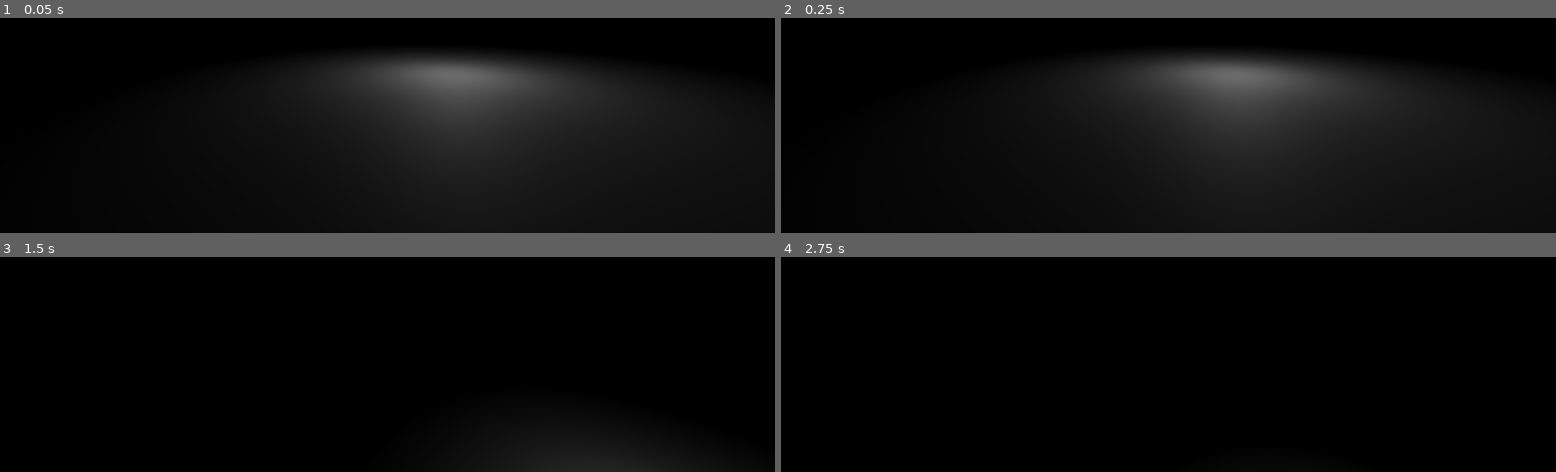
Above: before the commit, frames 1-4 (two rows, left to right).
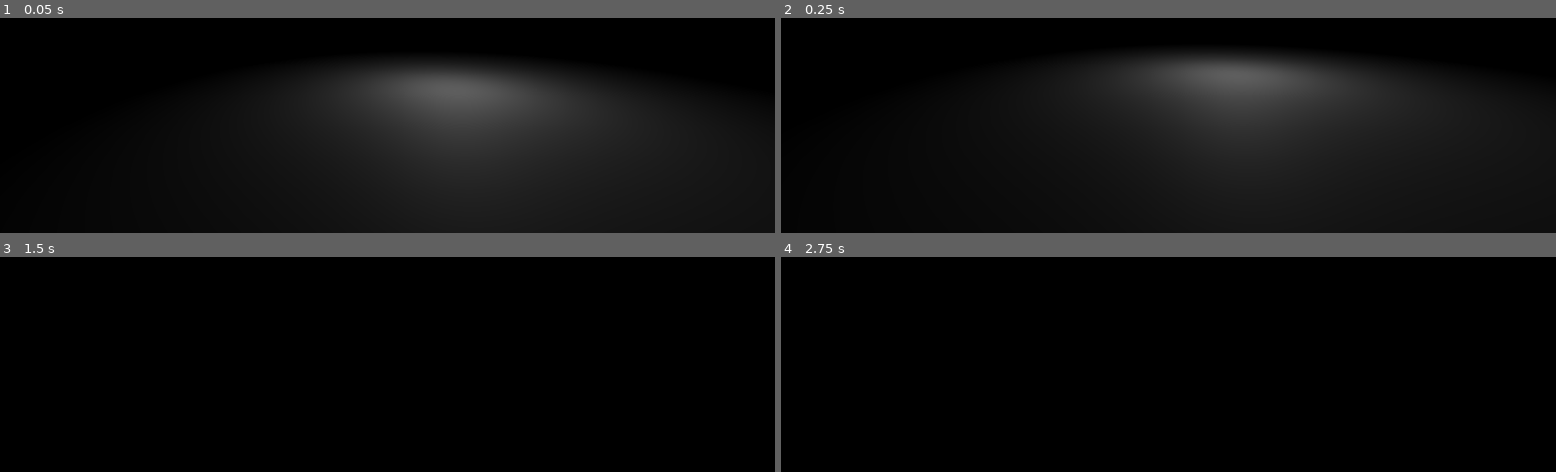
Above: after the commit, the same moments.

Repository: HedgeLizards/shelter
Game: Godot game, scene res://scenes/world.tscn
Same seed, same stepped clock (60 frames per second), same inputs: the game is played once before the commit and once after it.
Inputs (mouse positions are in pixels of both pictures, inside the frame that each line leads up to):
- Up to frame 1 (0.05 s): no input
- Up to frame 2 (0.25 s): no input
- Up to frame 3 (1.5 s): move the mouse to (outside the picture) at 0.52 s; hold D (right) 0.53-1.28 s; click (outside the picture) at 0.6 s; tap Enter at 1.25 s; move the mouse to (outside the picture) at 1.27 s; hold Space (up, bound only before the commit) from 1.28 s (still down); tap Shift (sprint) at 1.35 s
- Up to frame 4 (2.75 s): keep holding Space (up, bound only before the commit); move the mouse to (outside the picture) at 2.02 s; click (outside the picture) at 2.1 s

The runs differ from the first frame. In frame 1, 1.6% of the frame differs, in the area x 49-70%, y 18-29%; in frame 2, less than 0.1%; in frame 3, 1.8%, in the area x 65-88%, y 88-100%; in frame 4, less than 0.1%.

Commit message:
Change player's up/down controls to jump

Diff:
--- a/project.godot
+++ b/project.godot
@@ -50,14 +50,9 @@
 "events": [Object(InputEventKey,"resource_local_to_scene":false,"resource_name":"","device":-1,"window_id":0,"alt_press …(182 unchanged characters)…
 ]
 }
-up={
+jump={
 "deadzone": 0.5,
 "events": [Object(InputEventKey,"resource_local_to_scene":false,"resource_name":"","device":-1,"window_id":0,"alt_pressed":false,"shift_pressed":false,"ctrl_pressed":false,"meta_pressed":false,"pressed":false,"keycode":0,"physical_keycode":32,"key_label":0,"unicode":32,"echo":false,"script":null)
-]
-}
-down={
-"deadzone": 0.5,
-"events": [Object(InputEventKey,"resource_local_to_scene":false,"resource_name":"","device":-1,"window_id":0,"alt_pressed":false,"shift_pressed":false,"ctrl_pressed":false,"meta_pressed":false,"pressed":false,"keycode":0,"physical_keycode":67,"key_label":0,"unicode":99,"echo":false,"script":null)
 ]
 }
 escape={
--- a/scenes/world.tscn
+++ b/scenes/world.tscn
@@ -19,6 +19,7 @@
 environment = SubResource("Environment_qv4gl")
 
 [node name="MeshInstance3D" type="MeshInstance3D" parent="."]
+transform = Transform3D(1, 0, 0, 0, 1, 0, 0, 0, 1, 0, -0.5, 0)
 mesh = SubResource("BoxMesh_8icn6")
 
 [node name="Player" type="CharacterBody3D" parent="."]
--- a/scripts/player.gd
+++ b/scripts/player.gd
@@ -3,13 +3,20 @@
 const MOUSE_SENSITIVITY = 0.003
 const speed = 3
 const sprint_speed = 100
+const gravity = 15
 
-func _physics_process(_delta):
+var v_speed = 0
+
+func _physics_process(delta):
 	var input_movement = Input.get_vector("left", "right", "forwards", "backwards")
 	var s = speed if not Input.is_action_pressed("sprint") else sprint_speed
-	var movement = (Vector3(input_movement.x, 0, input_movement.y) * s).rotated(Vector3(0, 1, 0), self.rotation.y)
-	movement.y = s * (float(Input.is_action_pressed("up")) - float(Input.is_action_pressed("down")))
-	velocity = movement
+
+	if is_on_floor():
+		v_speed = 8 if Input.is_action_pressed("jump") else 0
+	else:
+		v_speed -= gravity * delta
+
+	velocity = Vector3(input_movement.x * s, v_speed, input_movement.y * s).rotated(Vector3(0, 1, 0), self.rotation.y)
 
 	move_and_slide()
 
